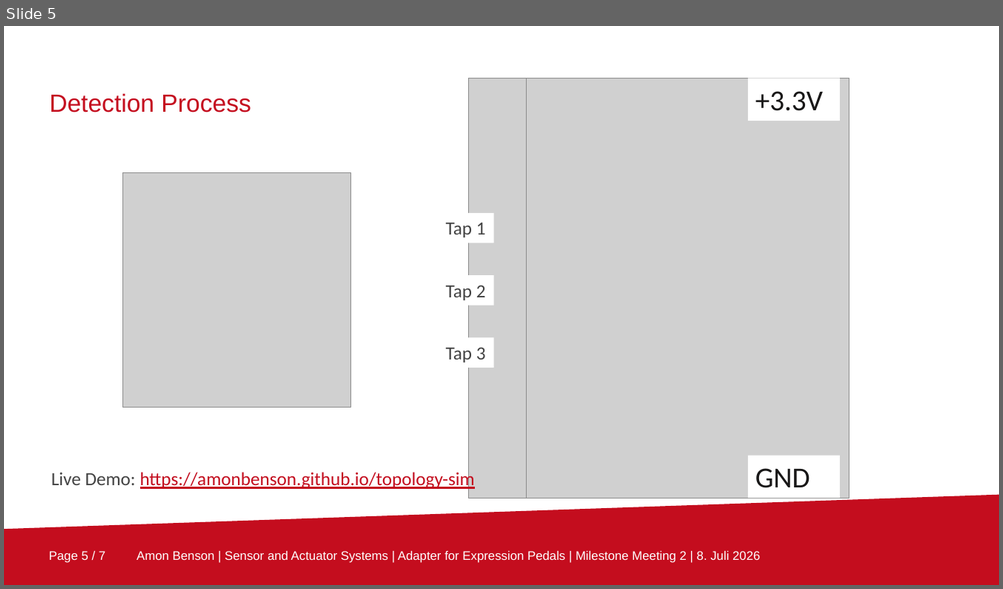
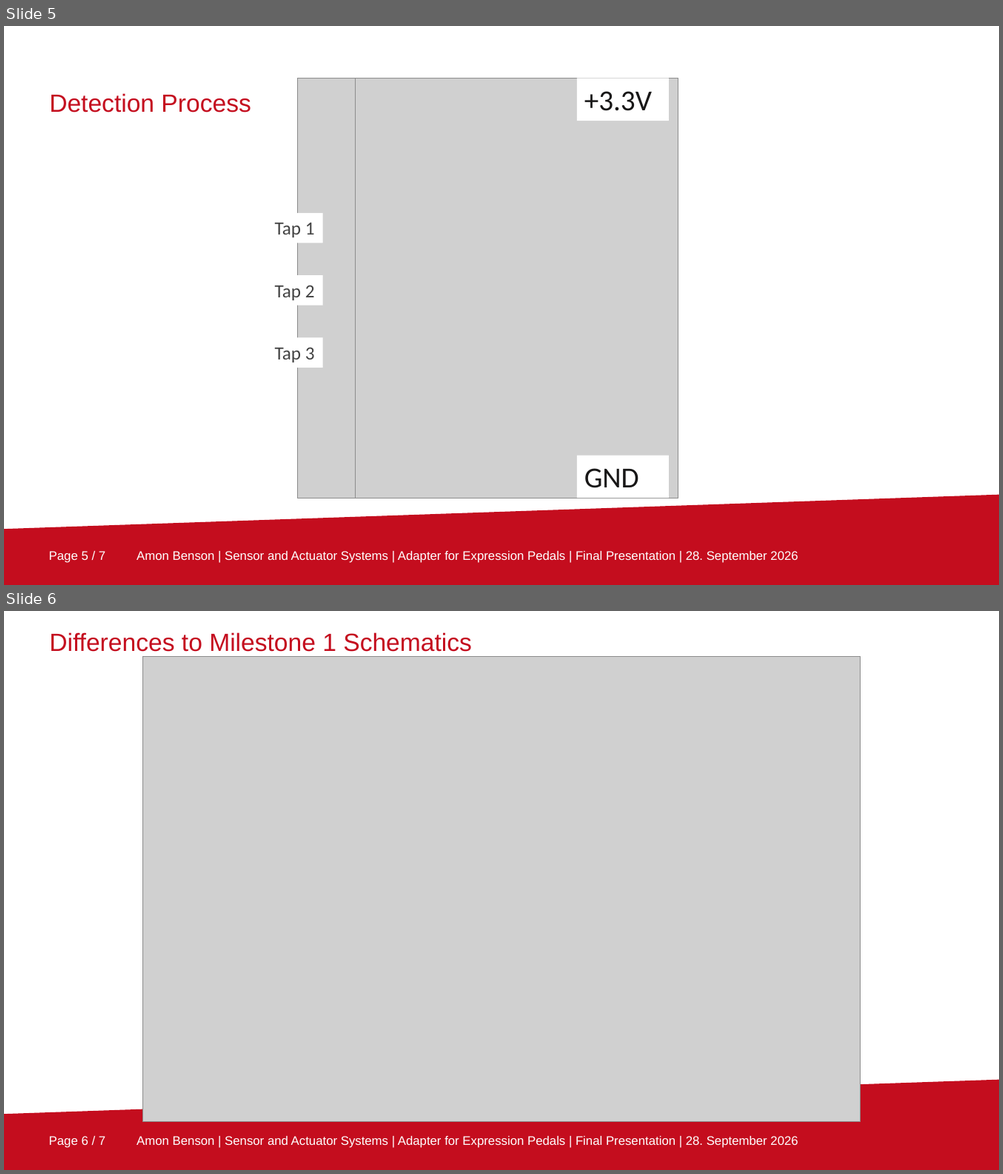
Before and after one commit to amonbenson/expad, a slide deck: presentations/Expression Controller Final.pptx. Shown one above the other, each under a label of ours: slide 5 before the commit, slides 5 and 6 after it. The pictures are 1003x589 and 1003x1174 pixels, drawn with LibreOffice and Linux fonts; fonts in the diff are those of the drawing; grey boxes stand for pictures; background and template pictures are left out. Boxes give left, top, right and bottom in pixels: in the first picture for what was removed or moved away, otherwise in the second. Text is boxed around its words. In the diff, an @@ line names an element or a change of style, - is before the commit and + after.

Commit message:
added web server and some bugfixes with specific Pedal models

```diff
--- a/presentations/Expression Controller Final.pptx
+++ b/presentations/Expression Controller Final.pptx
@@ slide 6 added at (4,611,999,1170), background #FFFFFF; not listed: 3 template elements that a slide beside it also shows @@
@@ text added at (49,632,472,652), 24 pt, text #C40D1E @@
+Differences to Milestone 1 Schematics
@@ picture added at (143,657,860,1122) @@
@@ slide 5 changed as well @@
@@ picture removed at (122,173,350,407) @@
@@ 5 rectangles, 2 pictures: place and size @@
-5 rectangles, 2 pictures at (438,79,849,498)
+5 rectangles, 2 pictures at (267,79,677,498)
@@ text removed at (51,471,475,491) @@
-Live Demo: https://amonbenson.github.io/topology-sim
@@ text at (136,551,797,563): text changed @@
-Amon Benson | Sensor and Actuator Systems | Adapter for Expression Pedals | Milestone Meeting 2 | 8. Juli 2026
+Amon Benson | Sensor and Actuator Systems | Adapter for Expression Pedals | Final Presentation | 28. September 2026
```
Also in this commit, not shown: 13 other slides changed, 1 slide removed, 23 other files.
